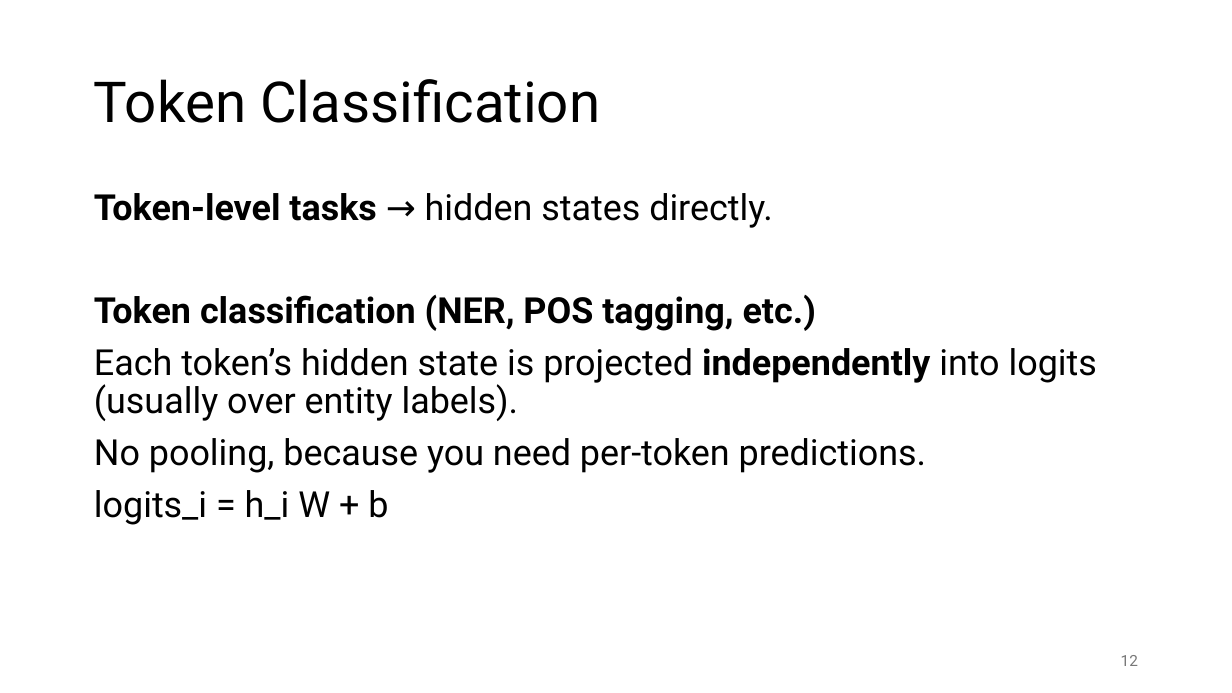
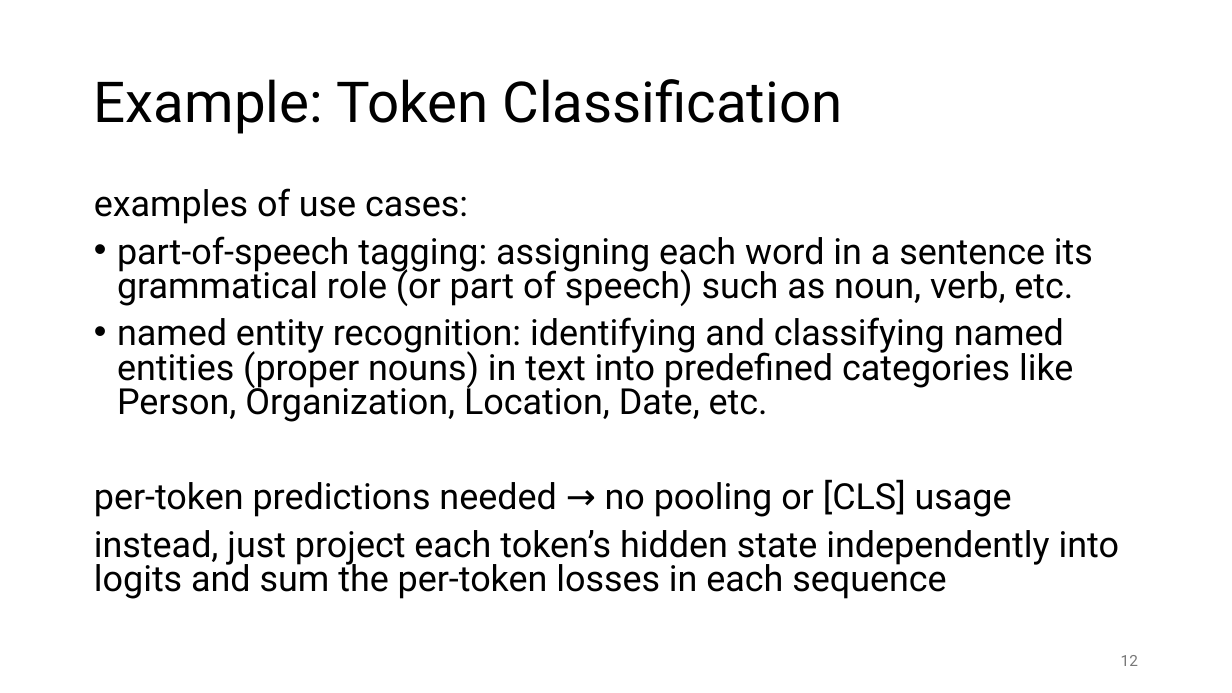
Before and after one commit to FelixWick/language_models, a slide deck: slide 12 of slides/5_finetuning.pptx. Drawn at 1232x693 pixels with LibreOffice and Linux fonts; fonts in the diff are those of the drawing. Boxes give left, top, right and bottom in pixels: in the first picture for what was removed or moved away, otherwise in the second. Text is boxed around its words. In the diff, an @@ line names an element or a change of style, - is before the commit and + after.

```diff
--- a/slides/5_finetuning.pptx
+++ b/slides/5_finetuning.pptx
@@ title at bbox=[94, 79, 842, 134]: text changed @@
-Token Classification
+Example: Token Classification
@@ text at bbox=[94, 188, 1119, 599]: text changed @@
-Token-level tasks → hidden states directly.
-Token classification (NER, POS tagging, etc.)
-Each token’s hidden state is projected independently into logits (usually over entity labels).
-No pooling, because you need per-token predictions.
-logits_i = h_i W + b
+examples of use cases:
+• part-of-speech tagging: assigning each word in a sentence its grammatical role (or part of speech) such as noun, verb, etc.
+• named entity recognition: identifying and classifying named entities (proper nouns) in text into predefined categories like Person, Organization, Location, Date, etc.
+per-token predictions needed → no pooling or [CLS] usage
+instead, just project each token’s hidden state independently into logits and sum the per-token losses in each sequence
```
Also in this commit, not shown: 12 other slides changed, 7 slides added, 6 slides removed, 5 other files.
